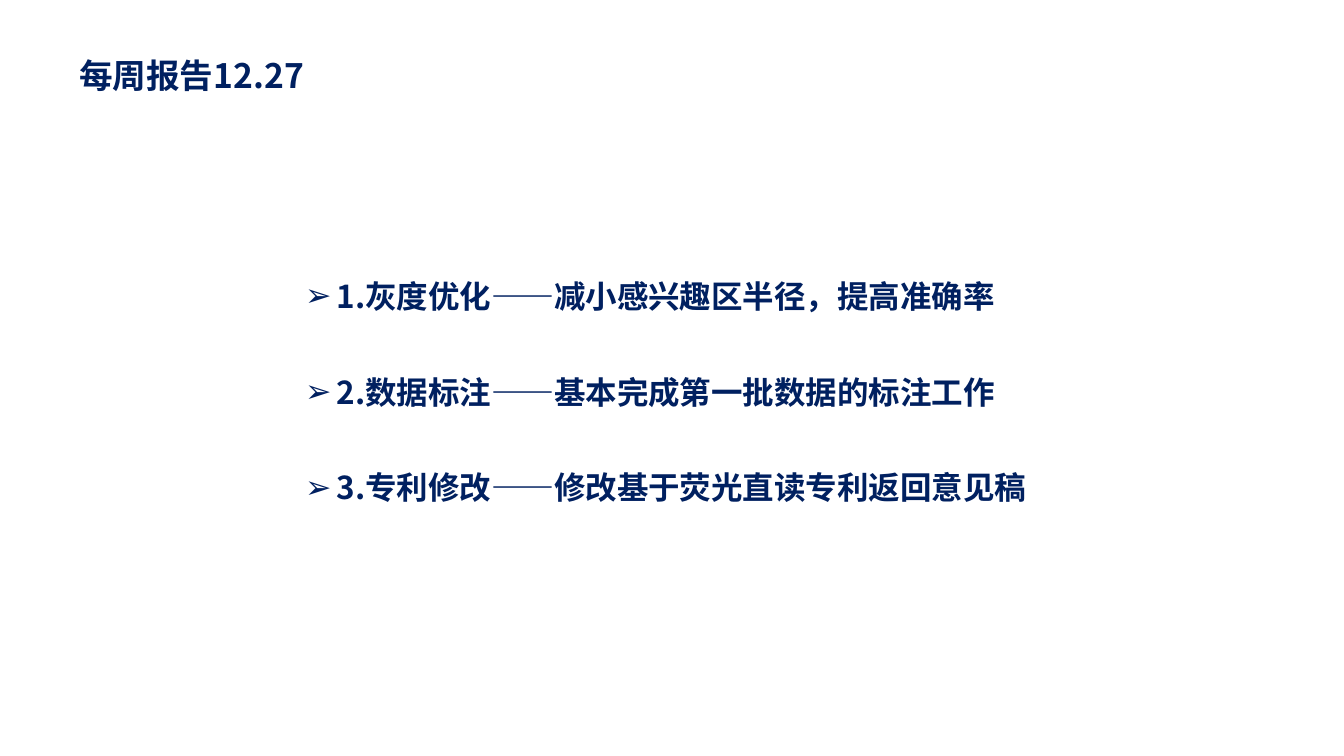
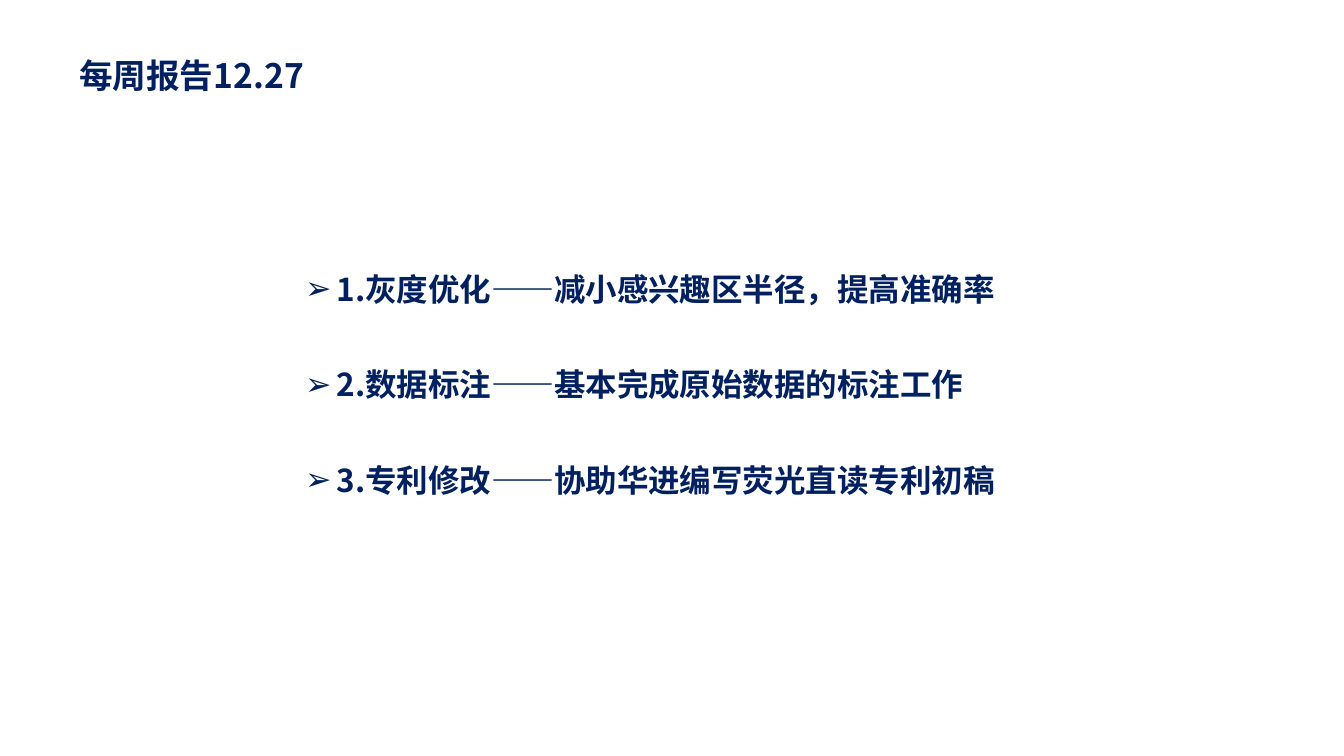
Before and after one commit to Humble-Engineer/Reports, a slide deck: slide 1 of 2024年/周报20241227.pptx. Drawn at 1344x756 pixels with LibreOffice and Linux fonts; fonts in the diff are those of the drawing. Boxes give left, top, right and bottom in pixels: in the first picture for what was removed or moved away, otherwise in the second. Text is boxed around its words. In the diff, an @@ line names an element or a change of style, - is before the commit and + after.

```diff
--- a/2024年/周报20241227.pptx
+++ b/2024年/周报20241227.pptx
@@ text "1.灰度优化——减小感兴趣区半径，提高准确率": place and size @@
-text "1.灰度优化——减小感兴趣区半径，提高准确率" at [337,281,995,312]
+text "1.灰度优化——减小感兴趣区半径，提高准确率" at [337,274,995,305]
@@ text at [337,369,964,399]: text changed @@
-➢ 2.数据标注——基本完成第一批数据的标注工作
+➢ 2.数据标注——基本完成原始数据的标注工作
@@ text at [337,465,995,495]: text changed @@
-➢ 3.专利修改——修改基于荧光直读专利返回意见稿
+➢ 3.专利修改——协助华进编写荧光直读专利初稿
```
Also in this commit, not shown: 3 other slides changed.
